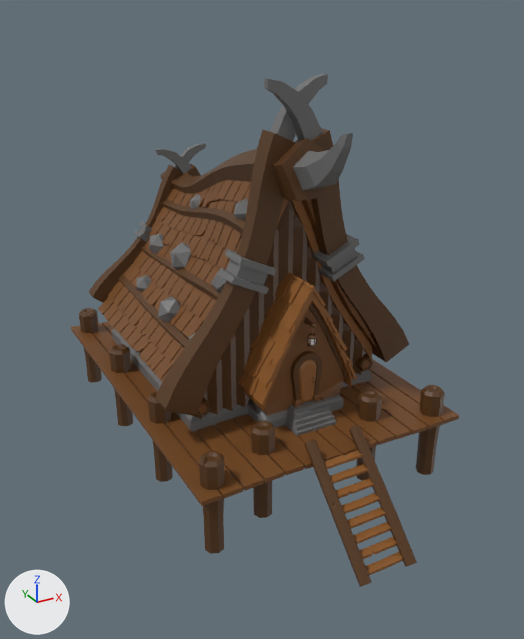
One commit to the FBX model Viking-Game/Assets/Models/A_Base/A_BaseA.fbx: the scene before it, then after it.
One viewpoint serves both versions: a 50 mm camera at (-40.7, -20.16, 21.49) aimed at (-33.13, -6.41, 14.61). Lighting does not change. The marker at lower left points along +X, +Y and +Z.

Objects in the first picture: 'A_BaseA'.
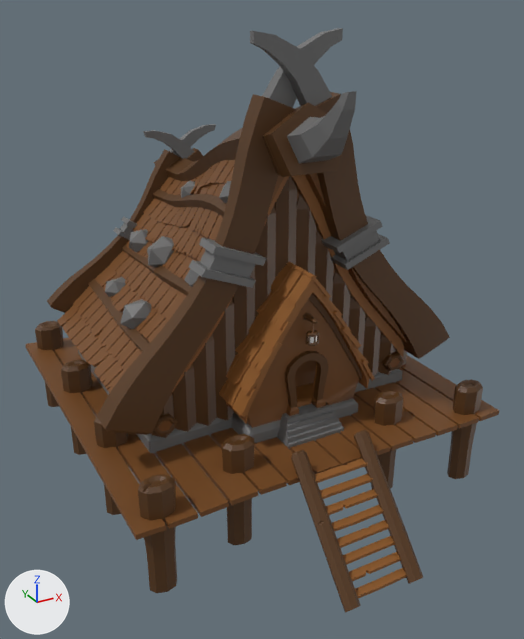
What differs and where, as boxes [x1, y1, x2, y2] in the pictures (524 x 639 px):
'A_BaseA', reshaped, rescaled (22% wider, 14% taller)
    before: [71, 74, 459, 587]
    after: [26, 28, 499, 612]
part 1 of me_cylinder_004, deleted (brown)
    before: [299, 360, 317, 403]

The edits, one by one:
me_cylinder_004 has 8785 vertices, 7422 faces and spans x -330.0..325.0, y -351.0..572.0, z -465.0..659.0.
me_cylinder_004 is used by ob_a_basea; location (-32.92, -5.0, 14.42); rotation (1.571, 0.0, 0.0), in degrees (90, 0, 0); scale (0.01, 0.01, 0.01).
me_cylinder_004 part 1: the loose piece of 124 vertices spanning x -23.0..27.0, y -127.0..-16.0, z 299.0..312.0 is deleted.
Object 'A_BaseA' (ob_a_basea) is rescaled from (0.01, 0.01, 0.01) to (0.0141, 0.0115, 0.01).
